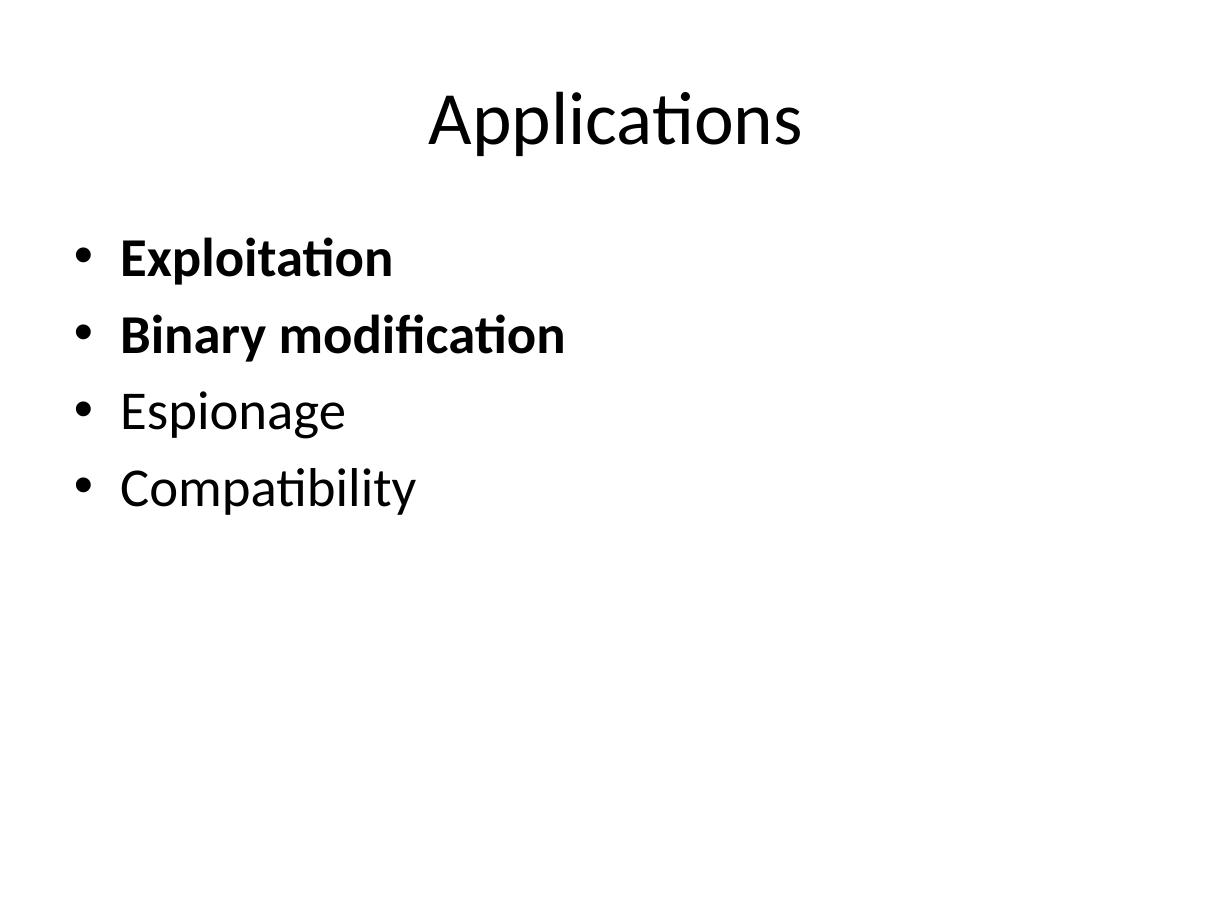
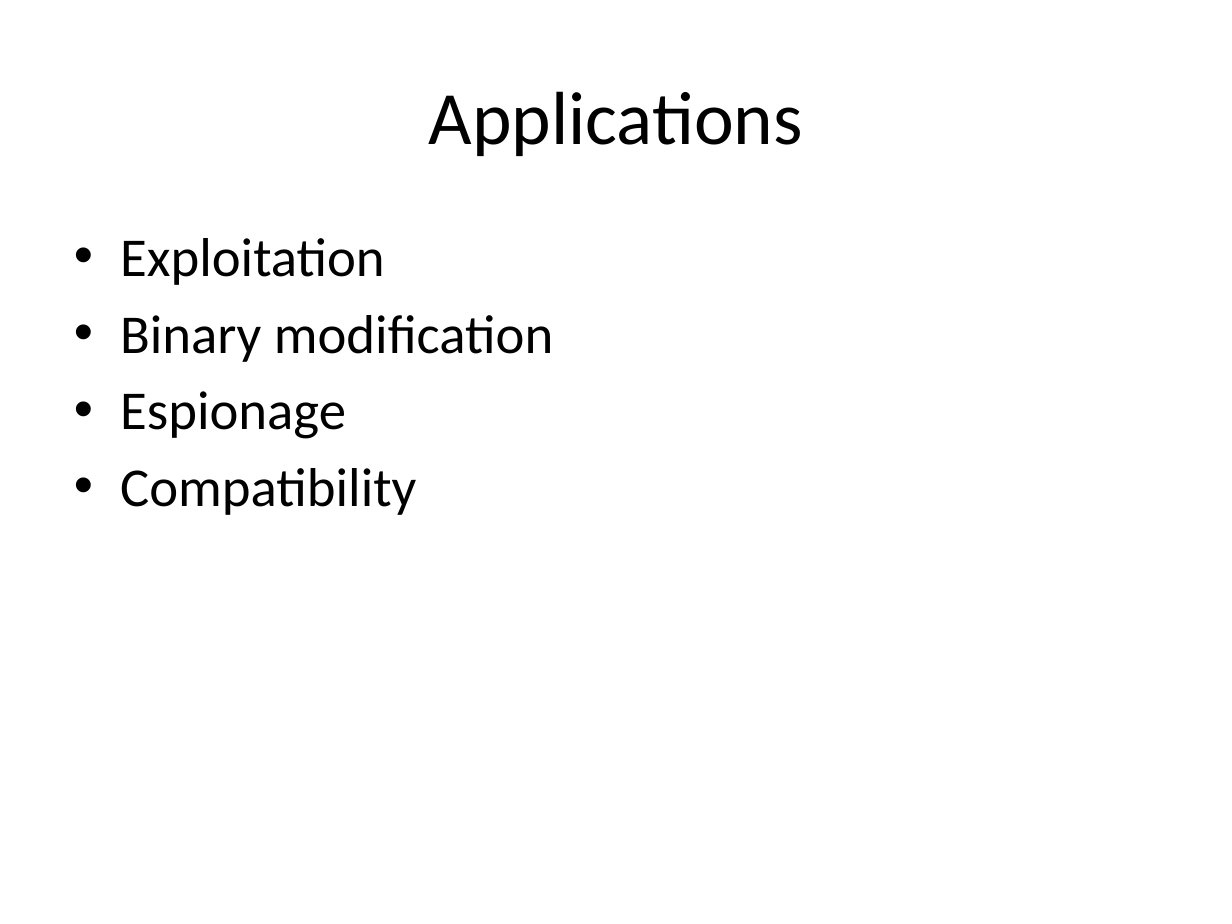
Before and after one commit to jkoppel/re-course, a slide deck: slide 4 of re_slides.pptx. Drawn at 1232x924 pixels with LibreOffice and Linux fonts; fonts in the diff are those of the drawing. Boxes give left, top, right and bottom in pixels: in the first picture for what was removed or moved away, otherwise in the second. Text is boxed around its words. In the diff, an @@ line names an element or a change of style, - is before the commit and + after.

```diff
--- a/re_slides.pptx
+++ b/re_slides.pptx
@@ text at (120,238,553,362): bold off in "Exploitation", "Binary modification" @@
```
Also in this commit, not shown: 1 other slide changed, 5 other files.
